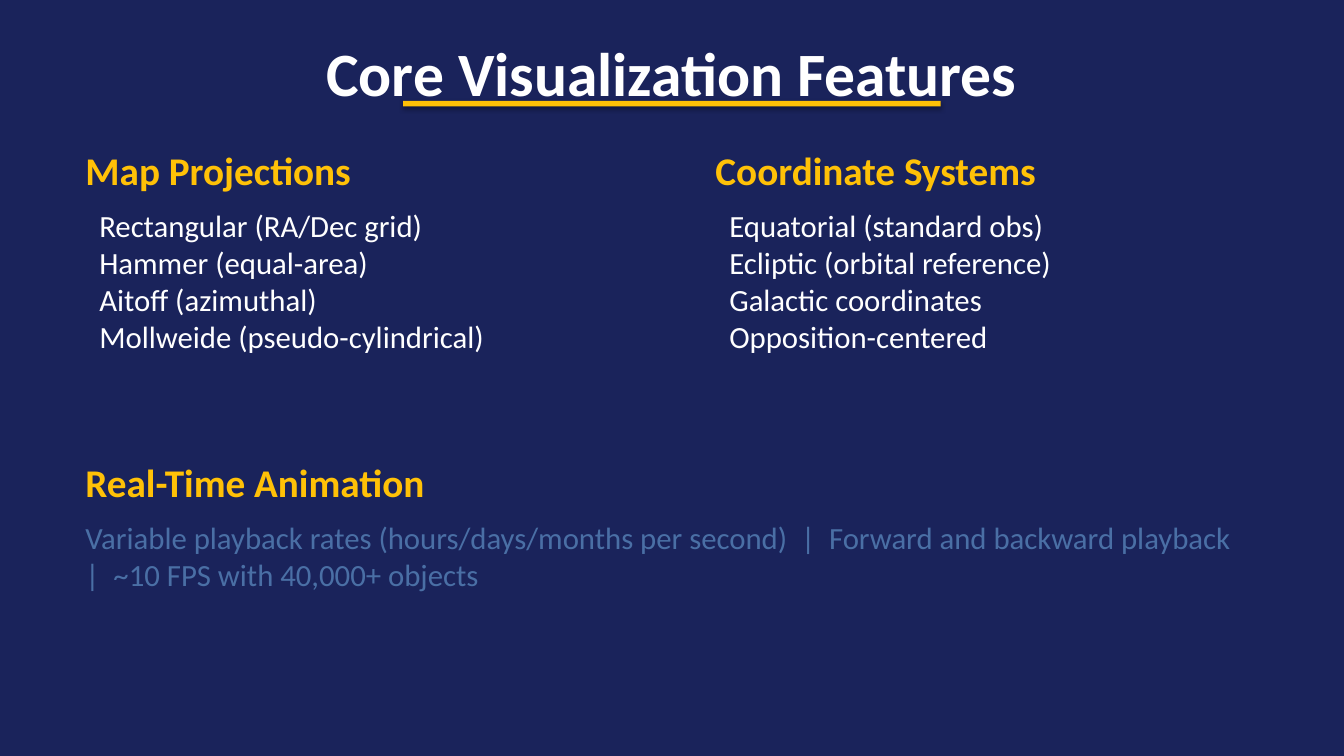
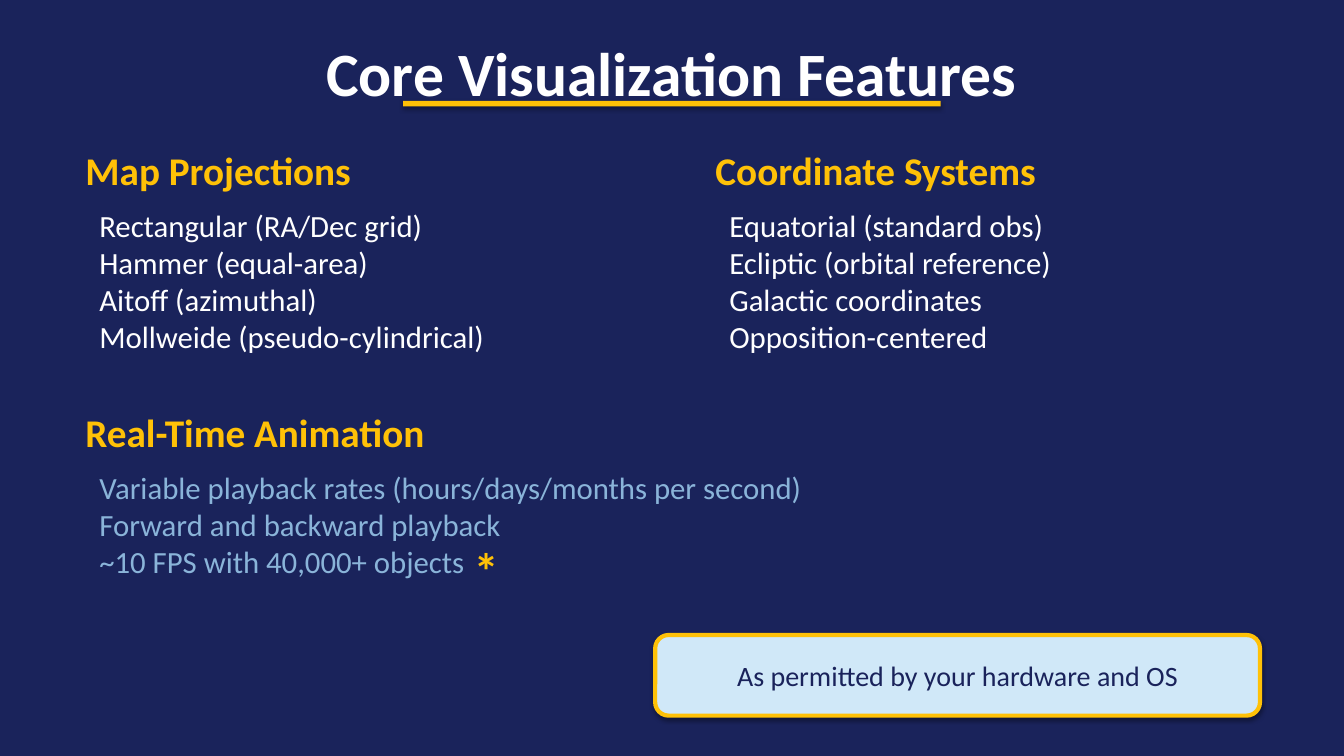
Before and after one commit to rlseaman/neolyzer, a slide deck: slide 4 of presentations/NEOlyzer_Demo.pptx. Drawn at 1344x756 pixels with LibreOffice and Linux fonts; fonts in the diff are those of the drawing. Boxes give left, top, right and bottom in pixels: in the first picture for what was removed or moved away, otherwise in the second. Text is boxed around its words. In the diff, an @@ line names an element or a change of style, - is before the commit and + after.

```diff
--- a/presentations/NEOlyzer_Demo.pptx
+++ b/presentations/NEOlyzer_Demo.pptx
@@ text "Real-Time Animation": place and size @@
-text "Real-Time Animation" at box(85, 469, 424, 498)
+text "Real-Time Animation" at box(85, 419, 424, 448)
@@ text at box(99, 477, 801, 578): text changed; text colour #4A6FA5 to #8AB4D9 @@
-Variable playback rates (hours/days/months per second) | Forward and backward playback | ~10 FPS with 40,000+ objects
+Variable playback rates (hours/days/months per second)
+Forward and backward playback
+~10 FPS with 40,000+ objects
@@ text added at box(464, 534, 514, 585), 36 pt, text #FFC107, bold @@
+*
@@ rounded rectangle added at box(655, 635, 1260, 716), fill #D0E8F8, outline #FFC107 3 pt, 20 pt, text #1A235B @@
+As permitted by your hardware and OS
```
Also in this commit, not shown: 8 other slides changed, 1 other file.
